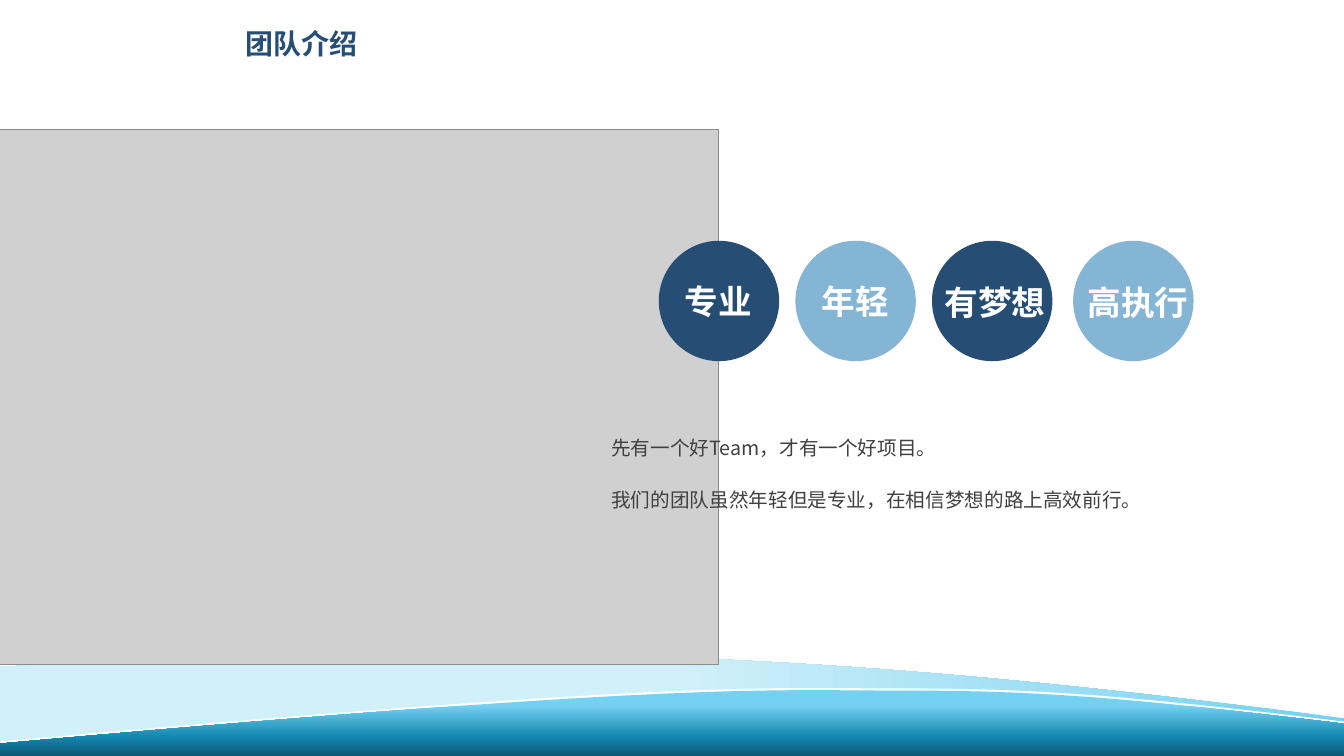
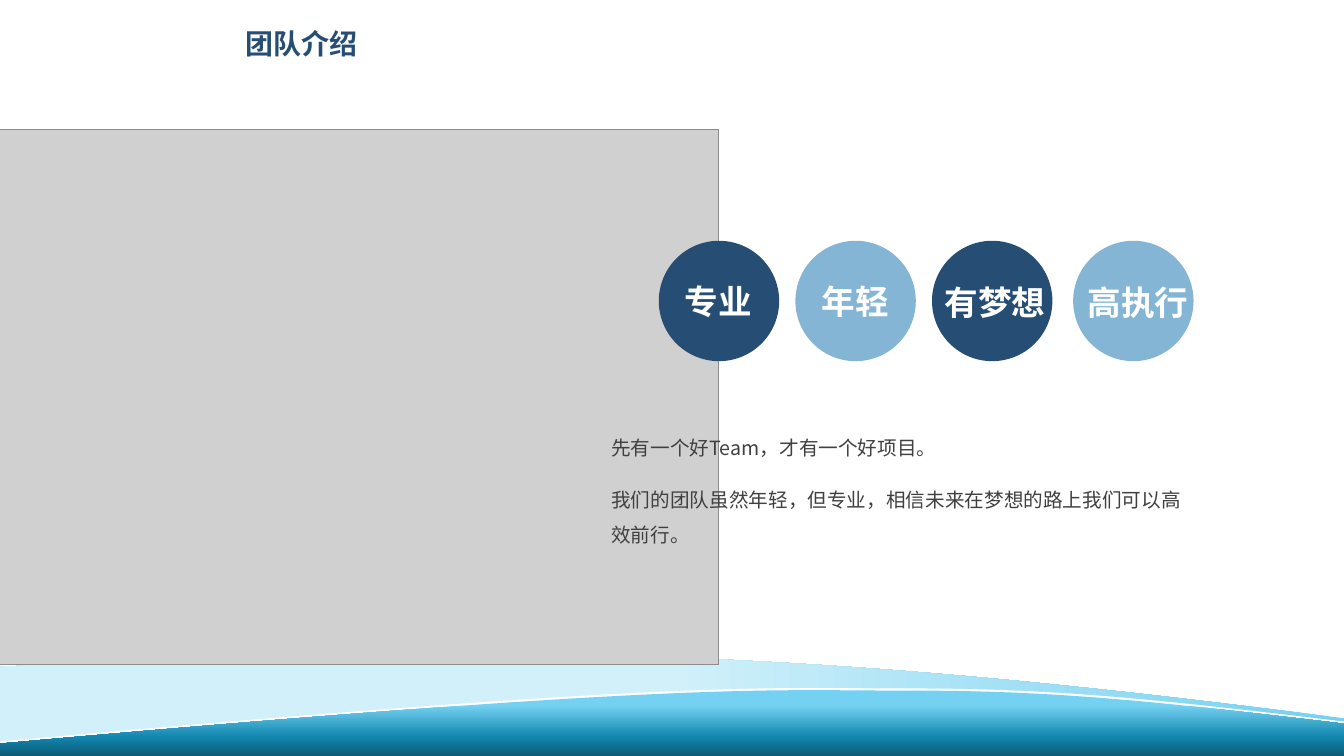
Before and after one commit to GZWgssmart/AutoPlatform, a slide deck: slide 8 of documents/创意科技-项目答辩.pptx. Drawn at 1344x756 pixels with LibreOffice and Linux fonts; fonts in the diff are those of the drawing; grey boxes stand for pictures; background and template pictures are left out. Boxes give left, top, right and bottom in pixels: in the first picture for what was removed or moved away, otherwise in the second. Text is boxed around its words. In the diff, an @@ line names an element or a change of style, - is before the commit and + after.

```diff
--- a/documents/创意科技-项目答辩.pptx
+++ b/documents/创意科技-项目答辩.pptx
@@ text at [611, 487, 1180, 544]: text changed @@
-我们的团队虽然年轻但是专业，在相信梦想的路上高效前行。
+我们的团队虽然年轻，但专业，相信未来在梦想的路上我们可以高效前行。
```
Also in this commit, not shown: 1 other slide changed.
